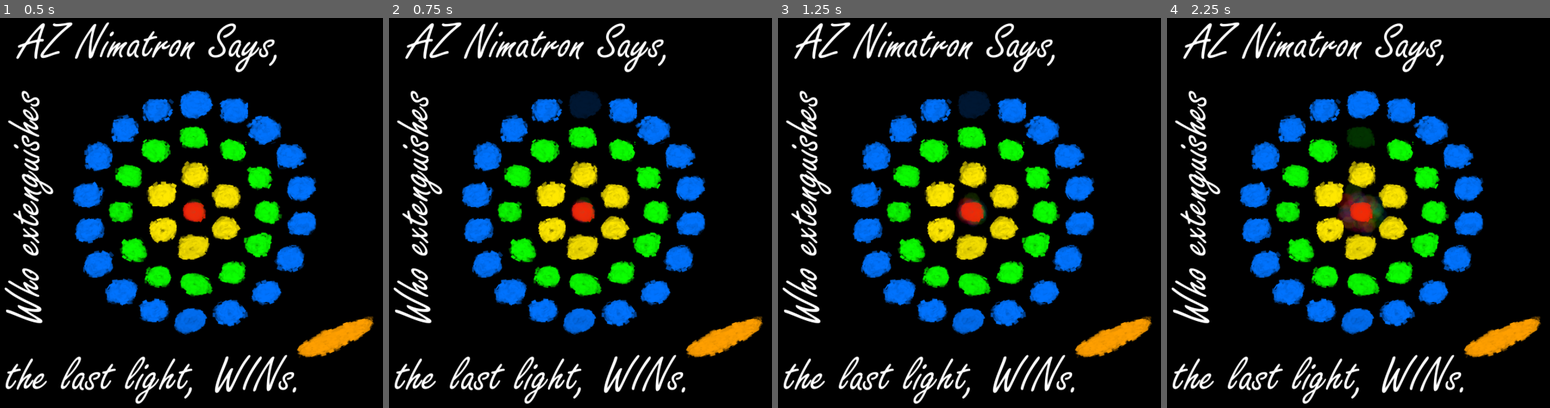
Above: before the commit, frames 1-4 (left to right).
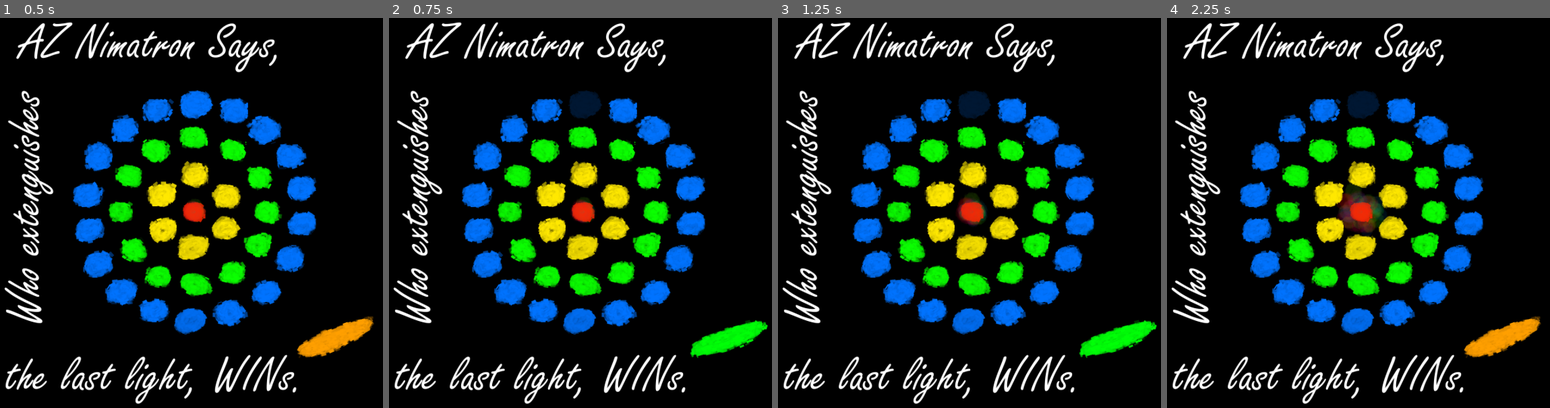
Above: after the commit, the same moments.

Repository: Sarvarian/Nimatron2021
Game: Godot game, scene res://main.tscn
The game is run twice, just before and just after one commit, with the same random seed, the same clock (stepped at 60 frames per second) and the same inputs.
Inputs (mouse positions are in pixels of both pictures, inside the frame that each line leads up to):
- Up to frame 1 (0.5 s): no input
- Up to frame 2 (0.75 s): tap Enter at 0.5 s; move the mouse to (672, 189) at 0.52 s; click (672, 189) at 0.67 s
- Up to frame 3 (1.25 s): no input
- Up to frame 4 (2.25 s): click (1507, 341) at 1.27 s; move the mouse to (1281, 232) at 2.02 s; click (1281, 232) at 2.17 s

Frame 1 is identical in both runs. In frame 2, 1.2% of the frame differs, in the area x 77-99%, y 76-88%; in frame 3, 1.2%; in frame 4, 0.9%.

Commit message:
Submit Button Done

Diff:
--- a/main.gd
+++ b/main.gd
@@ -12,19 +12,20 @@
 		player_circle_input(event.position + $CircleInput.rect_position)
 
 
-func _on_SubmitButton_released() -> void:
-	var button : TouchScreenButton = $Submit/SubmitButton as TouchScreenButton
-	var mouse_pos : Vector2 = button.get_local_mouse_position()
-	if mouse_pos.x < 0 or mouse_pos.y < 0 or mouse_pos.x > button.position.x or mouse_pos.y > button.y:
-		print("out")
-	else:
-		print("in")
+func _on_SubmitButton_pressed() -> void:
+	this_turn_lights.clear()
+	$CircleInput.visible = false
+	$Submit.go_red()
 
 
 func player_circle_input(mouse_pos: Vector2) -> void:
 	var line_idx : int = player_circle_input_check(mouse_pos)
 	if line_idx > -1:
 		extinguish(line_idx)
+	if this_turn_lights:
+		$Submit.go_green()
+	else:
+		$Submit.go_red()
 
 
 func player_circle_input_check(mouse_pos : Vector2) -> int:
--- a/main.tscn
+++ b/main.tscn
@@ -59,6 +59,16 @@
 "speed": 0.0
 } ]
 
+[sub_resource type="StyleBoxEmpty" id=6]
+
+[sub_resource type="StyleBoxEmpty" id=7]
+
+[sub_resource type="StyleBoxEmpty" id=8]
+
+[sub_resource type="StyleBoxEmpty" id=9]
+
+[sub_resource type="StyleBoxEmpty" id=10]
+
 [node name="Main" type="Node"]
 script = ExtResource( 1 )
 
@@ -1061,14 +1071,20 @@
 "_edit_lock_": true
 }
 
-[node name="SubmitButton" type="TouchScreenButton" parent="Submit"]
-modulate = Color( 1, 1, 1, 0 )
-position = Vector2( -479.679, -185.186 )
-scale = Vector2( 0.849168, 0.776203 )
-normal = ExtResource( 44 )
-shape_visible = false
-__meta__ = {
-"_edit_lock_": true
+[node name="SubmitButton" type="Button" parent="Submit"]
+anchor_right = 1.0
+anchor_bottom = 1.0
+margin_left = -540.0
+margin_top = -202.5
+margin_right = -540.0
+margin_bottom = -202.5
+custom_styles/hover = SubResource( 6 )
+custom_styles/pressed = SubResource( 7 )
+custom_styles/focus = SubResource( 8 )
+custom_styles/disabled = SubResource( 9 )
+custom_styles/normal = SubResource( 10 )
+__meta__ = {
+"_edit_use_anchors_": false
 }
 
 [node name="Texts" type="Node2D" parent="."]
@@ -1108,4 +1124,6 @@
 }
 
 [connection signal="gui_input" from="CircleInput" to="." method="_on_CircleInput_gui_input" flags=3]
-[connection signal="released" from="Submit/SubmitButton" to="." method="_on_SubmitButton_released" flags=3]
+[connection signal="button_down" from="Submit/SubmitButton" to="Submit" method="down" flags=3]
+[connection signal="button_up" from="Submit/SubmitButton" to="Submit" method="up"]
+[connection signal="pressed" from="Submit/SubmitButton" to="." method="_on_SubmitButton_pressed" flags=3]
--- a/z1939_nimatron/scripts/submit_button.gd
+++ b/z1939_nimatron/scripts/submit_button.gd
@@ -1,18 +1,24 @@
 extends AnimatedSprite
 
 
+func _ready() -> void:
+	go_red()
+#
+
 func go_red() -> void:
 	play("Red")
+	$SubmitButton.disabled = true
 #
 
 func go_green() -> void:
 	play("Green")
+	$SubmitButton.disabled = false
 #
 
-func pressed() -> void:
+func down() -> void:
 	modulate.v = .5
 #
 
-func released() -> void:
+func up() -> void:
 	modulate.v = 1
 #
Not shown: 1 places in main.tscn that only renumber resources
